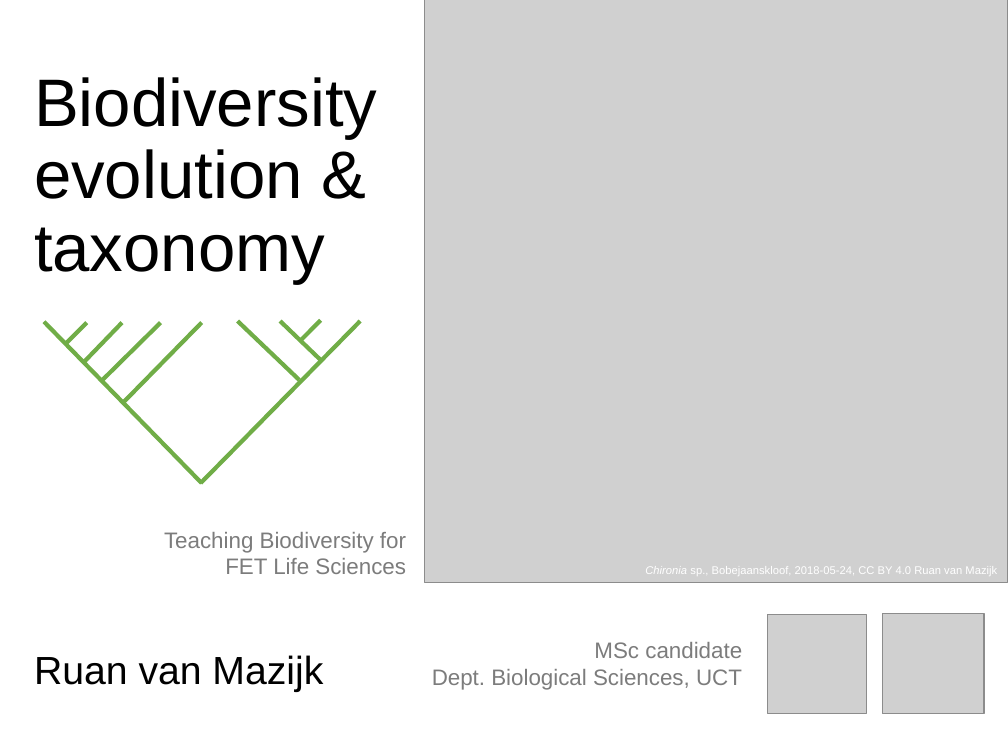
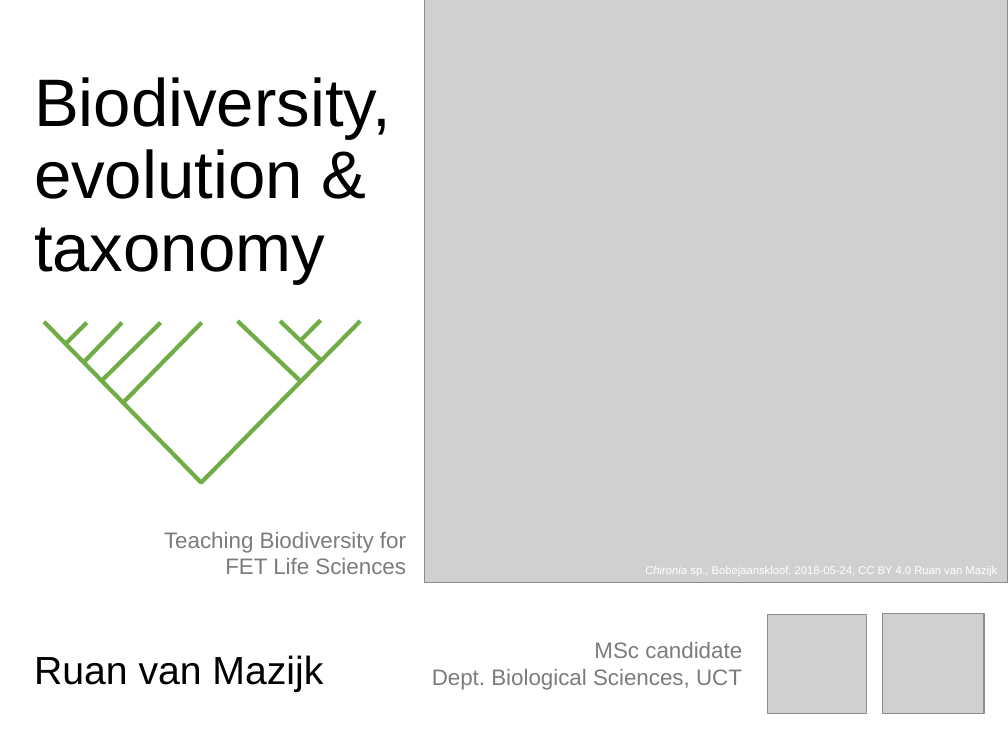
Before and after one commit to rvanmazijk/teaching-biodiversity-slides, a slide deck: slide 1 of coverslide.pptx. Drawn at 1008x756 pixels with LibreOffice and Linux fonts; fonts in the diff are those of the drawing; grey boxes stand for pictures. Boxes give left, top, right and bottom in pixels: in the first picture for what was removed or moved away, otherwise in the second. Text is boxed around its words. In the diff, an @@ line names an element or a change of style, - is before the commit and + after.

```diff
--- a/coverslide.pptx
+++ b/coverslide.pptx
@@ title at (x1=34, y1=77, x2=391, y2=283): text changed @@
-Biodiversity
-evolution &
-taxonomy
+Biodiversity,
+evolution &
+taxonomy
```
Also in this commit, not shown: 1 other file.
